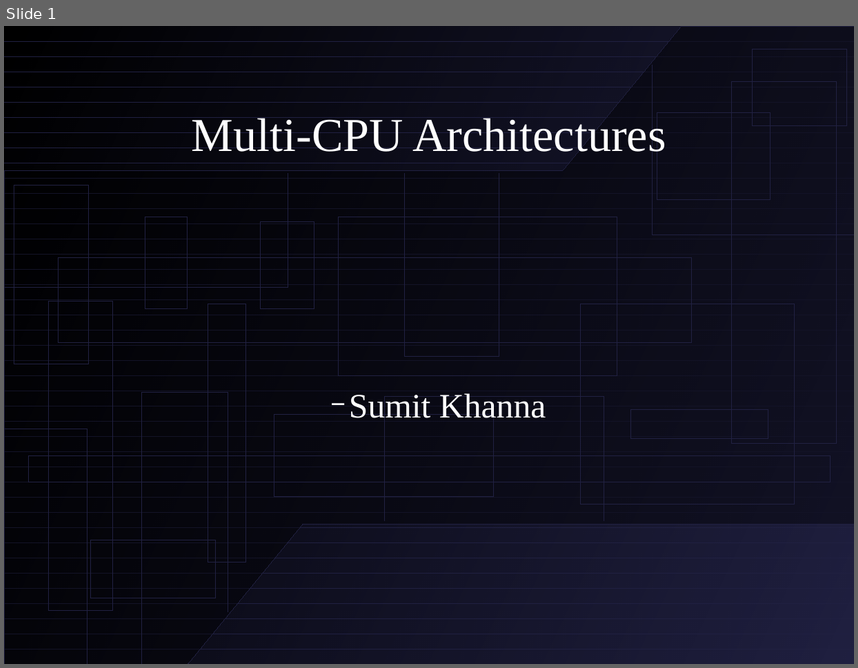
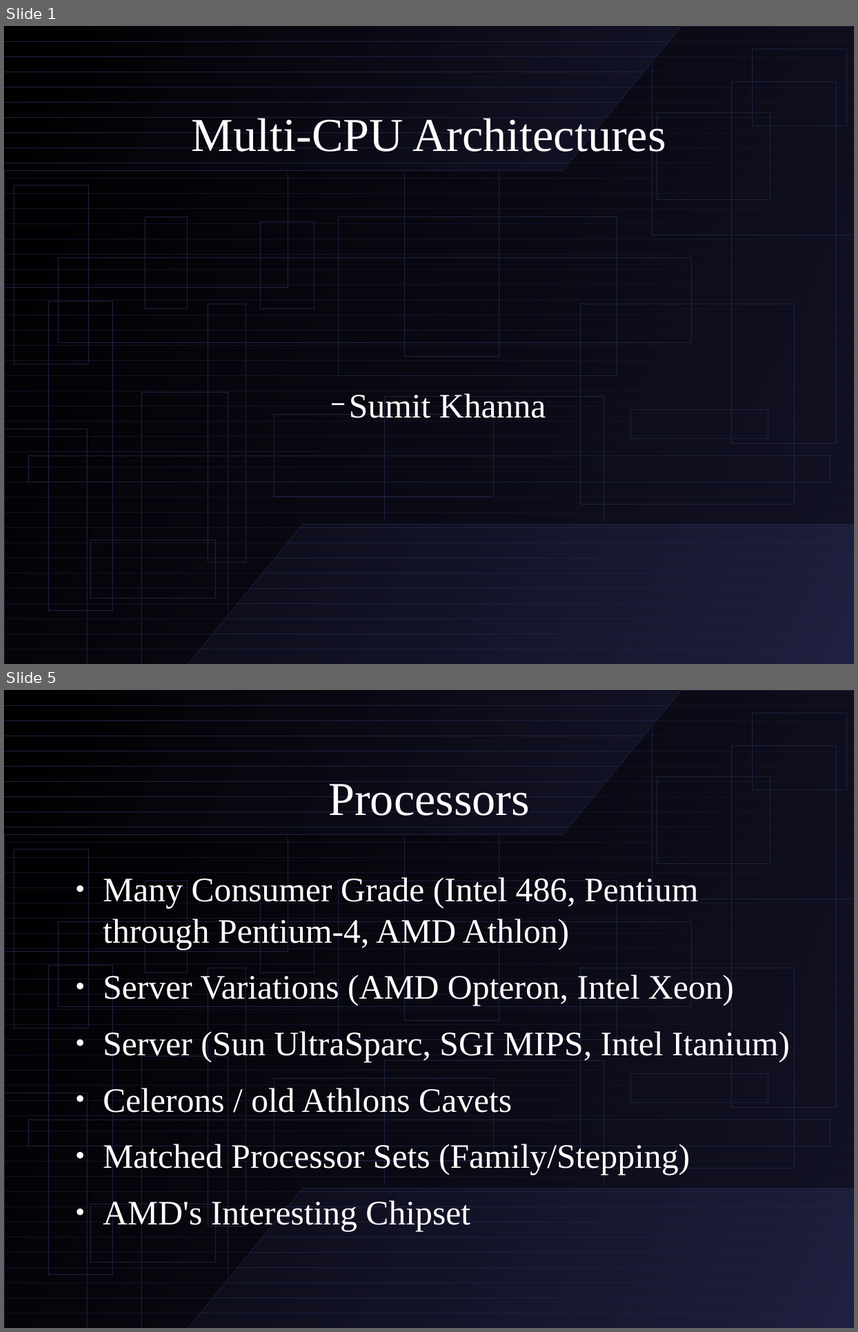
Before and after one commit to sumdog/assignments, a slide deck: cpsc-533/presentation.odp. Shown one above the other, each under a label of ours: slide 1 before the commit, slides 1 and 5 after it; the slides between them are not shown. The pictures are 858x668 and 858x1332 pixels, drawn with LibreOffice and Linux fonts; fonts in the diff are those of the drawing. Boxes give left, top, right and bottom in pixels: in the first picture for what was removed or moved away, otherwise in the second. Text is boxed around its words. In the diff, an @@ line names an element or a change of style, - is before the commit and + after.

```diff
--- a/cpsc-533/presentation.odp
+++ b/cpsc-533/presentation.odp
@@ slide 5 added at bbox=[4, 690, 854, 1328], background #FFFFFF; not listed: 66 template elements that a slide beside it also shows @@
@@ title added at bbox=[328, 784, 530, 816], 44 pt, text #FFFFFF @@
+Processors
@@ text added at bbox=[103, 874, 790, 1231], 32 pt, text #FFFFFF @@
+● Many Consumer Grade (Intel 486, Pentium through Pentium-4, AMD Athlon)
+● Server Variations (AMD Opteron, Intel Xeon)
+● Server (Sun UltraSparc, SGI MIPS, Intel Itanium)
+● Celerons / old Athlons Cavets
+● Matched Processor Sets (Family/Stepping)
+● AMD's Interesting Chipset
```
Also in this commit, not shown: 2 slides changed, 4 other slides added, 3 other files.
